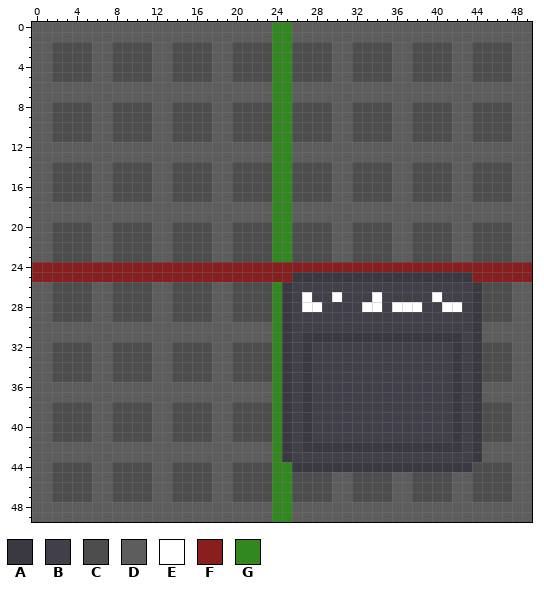
File history of a pixel-art sprite, ButtonIcons/CenterFiles.png. Above: the version before the commit.
The file is 50x50 pixels.
Palette (. is transparent): A #3a3841  B #413f49  C #4d4d4d  D #5d5d5d  E #ffffff  F #881e1e  G #31881e
Pixels before (only the part around the change), first column x 19:
22 DCCCCGGCCCCDDCCCCDDCCCCDDCCCCDD
23 DCCCCGGCCCCDDCCCCDDCCCCDDCCCCDD
24 FFFFFFFFFFFFFFFFFFFFFFFFFFFFFFF
25 FFFFFFFAAAAAAAAAAAAAAAAAAFFFFFF
26 DCCCCGABBBBBBBBBBBBBBBBBBACCCDD
27 DCCCCGABEBBEBBBEBBBBBEBBBACCCDD
28 DCCCCGABEEBBBBEEBEEEBBEEBACCCDD
29 DCCCCGABBBBBBBBBBBBBBBBBBACCCDD
30 DDDDDGABBBBBBBBBBBBBBBBBBADDDDD
31 DDDDDGABAAAAAAAAAAAAAAAABADDDDD
32 DCCCCGABABBBBBBBBBBBBBBABACCCDD
33 DCCCCGABABBBBBBBBBBBBBBABACCCDD
34 DCCCCGABABBBBBBBBBBBBBBABACCCDD
35 DCCCCGABABBBBBBBBBBBBBBABACCCDD
36 DDDDDGABABBBBBBBBBBBBBBABADDDDD
37 DDDDDGABABBBBBBBBBBBBBBABADDDDD
38 DCCCCGABABBBBBBBBBBBBBBABACCCDD
39 DCCCCGABABBBBBBBBBBBBBBABACCCDD
40 DCCCCGABABBBBBBBBBBBBBBABACCCDD
41 DCCCCGABABBBBBBBBBBBBBBABACCCDD
42 DDDDDGABAAAAAAAAAAAAAAAABADDDDD
43 DDDDDGABBBBBBBBBBBBBBBBBBADDDDD
44 DCCCCGGAAAAAAAAAAAAAAAAAACCCCDD
45 DCCCCGGCCCCDDCCCCDDCCCCDDCCCCDD
New version:
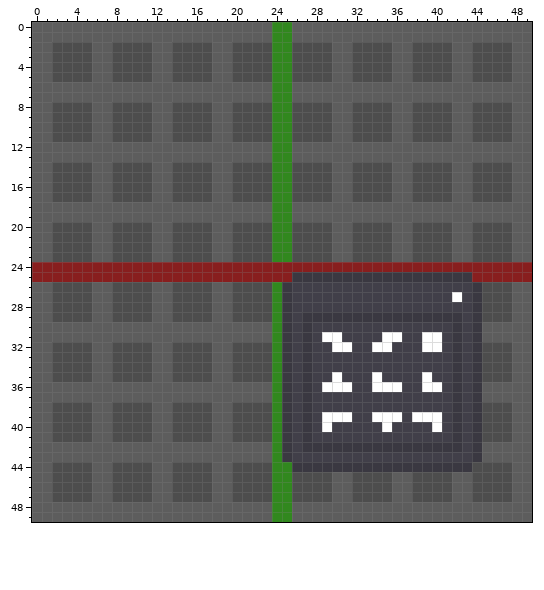
Changes in this commit:
{"y":27,"x":27,"old":"E","new":"B"}
{"y":27,"x":30,"old":"E","new":"B"}
{"y":27,"x":34,"old":"E","new":"B"}
{"y":27,"x":40,"old":"E","new":"B"}
{"y":27,"x":42,"old":"B","new":"E"}
{"y":28,"x":27,"old":"EE","new":"BB"}
{"y":28,"x":33,"old":"EE","new":"BB"}
{"y":28,"x":36,"old":"EEE","new":"BBB"}
{"y":28,"x":41,"old":"EE","new":"BB"}
{"y":29,"x":27,"old":"BBBBBBBBBBBBBBBB","new":"AAAAAAAAAAAAAAAA"}
{"y":30,"x":27,"old":"B","new":"A"}
{"y":30,"x":42,"old":"B","new":"A"}
{"y":31,"x":28,"old":"AAAAAAAAAAAAAA","new":"BEEBBBBEEBBEEB"}
{"y":32,"x":30,"old":"BB","new":"EE"}
{"y":32,"x":34,"old":"BB","new":"EE"}
{"y":32,"x":39,"old":"BB","new":"EE"}
{"y":35,"x":30,"old":"B","new":"E"}
{"y":35,"x":34,"old":"B","new":"E"}
{"y":35,"x":39,"old":"B","new":"E"}
{"y":36,"x":29,"old":"BBB","new":"EEE"}
{"y":36,"x":34,"old":"BBB","new":"EEE"}
{"y":36,"x":39,"old":"BB","new":"EE"}
{"y":39,"x":29,"old":"BBB","new":"EEE"}
{"y":39,"x":34,"old":"BBB","new":"EEE"}
{"y":39,"x":38,"old":"BBB","new":"EEE"}
{"y":40,"x":29,"old":"B","new":"E"}
{"y":40,"x":35,"old":"B","new":"E"}
{"y":40,"x":40,"old":"B","new":"E"}
{"label":"changed","picture_box":[302,292,462,432]}
